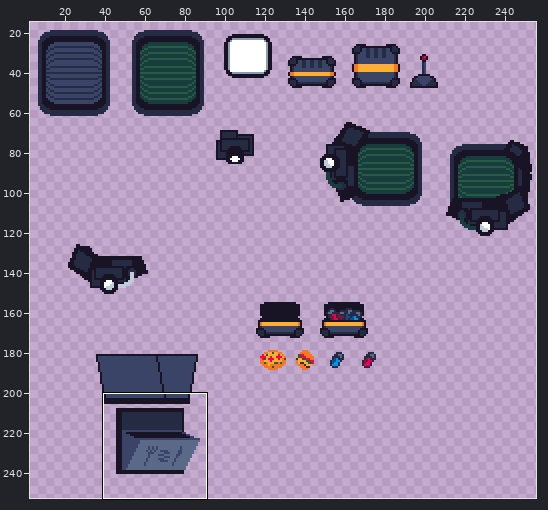
Pixel-art file, stored at Assets/Sprites/WIP - aseprite/drafts.aseprite. The picture above shows the old version from afar; the outline marks the close-up.
Close-up. First the earlier version:
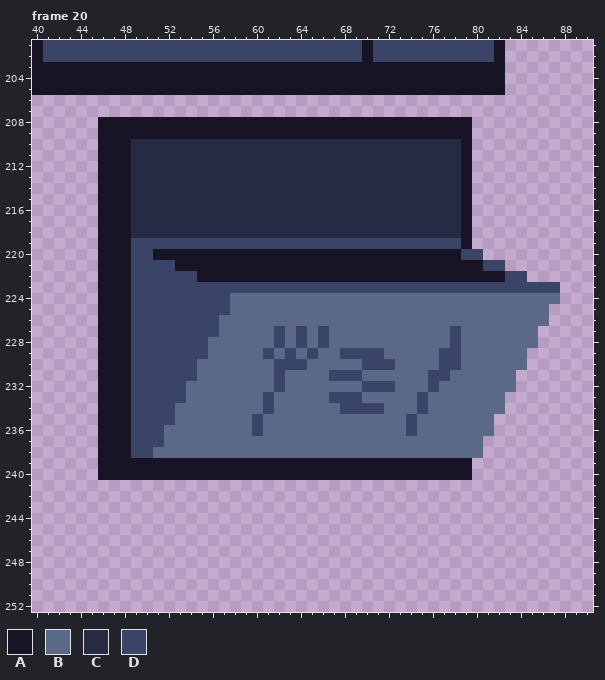
256x256 pixels, 57 frames. Shown: frame 20: x 40..90, y 201..252. The wide view leaves out empty margins.
Visible layers, top first: "Layer 8", "Layer 5", "Layer 2", "Layer 3", "Layer 6", "Layer 4", "Layer 1", "Layer 7".
Palette (. is transparent): A #181425  B #5a6988  C #262b44  D #3a4466
Pixels before, frame 20 (only the part around the change), first column x 40:
201 ADDDDDDDDDDDDDDDDDDDDDDDDDDDDDADDDDDDDDDDDA........
202 ADDDDDDDDDDDDDDDDDDDDDDDDDDDDDADDDDDDDDDDDA........
203 AAAAAAAAAAAAAAAAAAAAAAAAAAAAAAAAAAAAAAAAAAA........
204 AAAAAAAAAAAAAAAAAAAAAAAAAAAAAAAAAAAAAAAAAAA........
205 AAAAAAAAAAAAAAAAAAAAAAAAAAAAAAAAAAAAAAAAAAA........
206 ...................................................
207 ...................................................
208 ......AAAAAAAAAAAAAAAAAAAAAAAAAAAAAAAAAA...........
209 ......AAAAAAAAAAAAAAAAAAAAAAAAAAAAAAAAAA...........
210 ......AAACCCCCCCCCCCCCCCCCCCCCCCCCCCCCCA...........
211 ......AAACCCCCCCCCCCCCCCCCCCCCCCCCCCCCCA...........
212 ......AAACCCCCCCCCCCCCCCCCCCCCCCCCCCCCCA...........
213 ......AAACCCCCCCCCCCCCCCCCCCCCCCCCCCCCCA...........
214 ......AAACCCCCCCCCCCCCCCCCCCCCCCCCCCCCCA...........
215 ......AAACCCCCCCCCCCCCCCCCCCCCCCCCCCCCCA...........
216 ......AAACCCCCCCCCCCCCCCCCCCCCCCCCCCCCCA...........
217 ......AAACCCCCCCCCCCCCCCCCCCCCCCCCCCCCCA...........
218 ......AAACCCCCCCCCCCCCCCCCCCCCCCCCCCCCCA...........
219 ......AAADDDDDDDDDDDDDDDDDDDDDDDDDDDDDDA...........
220 ......AAADDAAAAAAAAAAAAAAAAAAAAAAAAAAAADD..........
221 ......AAADDDDAAAAAAAAAAAAAAAAAAAAAAAAAAAADD........
222 ......AAADDDDDDAAAAAAAAAAAAAAAAAAAAAAAAAAAADD......
223 ......AAADDDDDDDDDDDDDDDDDDDDDDDDDDDDDDDDDDDDDDD...
224 ......AAADDDDDDDDDBBBBBBBBBBBBBBBBBBBBBBBBBBBBBB...
225 ......AAADDDDDDDDDBBBBBBBBBBBBBBBBBBBBBBBBBBBBB....
226 ......AAADDDDDDDDBBBBBBBBBBBBBBBBBBBBBBBBBBBBBB....
227 ......AAADDDDDDDDBBBBBDBDBDBBBBBBBBBBBDBBBBBBB.....
228 ......AAADDDDDDDBBBBBBDBDBDBBBBBBBBBBBDBBBBBBB.....
229 ......AAADDDDDDDBBBBBDBDBDBBDDDDBBBBBDDBBBBBB......
230 ......AAADDDDDDBBBBBBBDDDBBBBBDDDBBBBDDBBBBBB......
231 ......AAADDDDDDBBBBBBBDBBBBDDDBBBBBBDDBBBBBB.......
232 ......AAADDDDDBBBBBBBBDBBBBBBBDDDBBBDBBBBBBB.......
233 ......AAADDDDDBBBBBBBDBBBBBDDDBBBBBDBBBBBBB........
234 ......AAADDDDBBBBBBBBDBBBBBBDDDDBBBDBBBBBBB........
235 ......AAADDDDBBBBBBBDBBBBBBBBBBBBBDBBBBBBB.........
236 ......AAADDDBBBBBBBBDBBBBBBBBBBBBBDBBBBBBB.........
237 ......AAADDDBBBBBBBBBBBBBBBBBBBBBBBBBBBBB..........
238 ......AAADDBBBBBBBBBBBBBBBBBBBBBBBBBBBBBB..........
239 ......AAAAAAAAAAAAAAAAAAAAAAAAAAAAAAAAAA...........
240 ......AAAAAAAAAAAAAAAAAAAAAAAAAAAAAAAAAA...........
241 ...................................................
242 ...................................................
243 ...................................................
244 ...................................................
245 ...................................................
246 ...................................................
247 ...................................................
248 ...................................................
249 ...................................................
250 ...................................................
251 ...................................................
252 ...................................................
The same view after the edit:
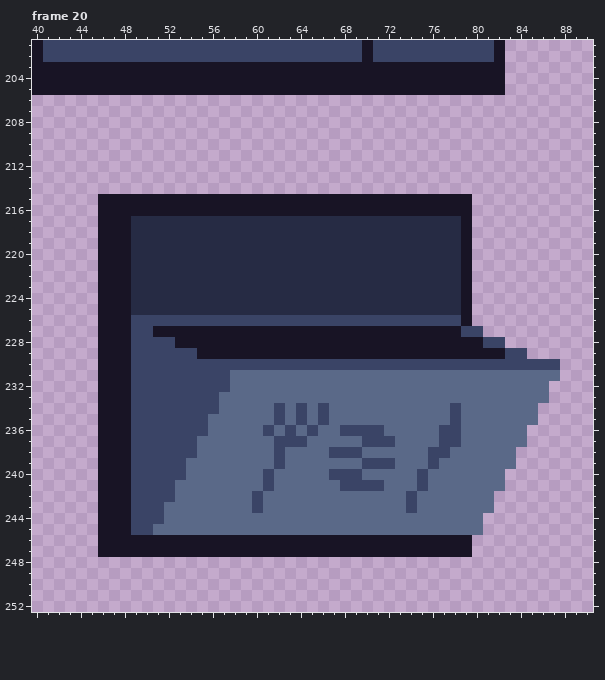
The edit:
Changed rows in their new state; - is an unchanged pixel.
Frame 20, layer "Layer 1":
first column x 46:
208 ..................................--------
209 ..................................--------
210 ..................................--------
211 ..................................--------
212 ..................................--------
213 ..................................--------
214 ..................................--------
215 ---AAAAAAAAAAAAAAAAAAAAAAAAAAAAAA---------
216 ---AAAAAAAAAAAAAAAAAAAAAAAAAAAAAA---------
219 ---CCCCCCCCCCCCCCCCCCCCCCCCCCCCCC---------
220 ---CCCCCCCCCCCCCCCCCCCCCCCCCCCCCCA.-------
221 ---CCCCCCCCCCCCCCCCCCCCCCCCCCCCCC-...-----
222 ---CCCCCCCCCCCCCCCCCCCCCCCCCCCCCC-.....---
223 ---CCCCCCCCCCCCCCCCCCCCCCCCCCCCCCA........
224 ---CCCCCCCCCCCCCCCCCCCCCCCCCCCCCCA........
225 ---CCCCCCCCCCCCCCCCCCCCCCCCCCCCCCA.......-
226 -----------DDDDDDDDDDDDDDDDDDDDDDA.......-
227 -----AAAAAAAAAAAAAAAAAAAAAAAAAAAADD.....--
228 -------AAAAAAAAAAAAAAAAAAAAAAAAAAAADD...--
229 ---------AAAAAAAAAAAAAAAAAAAAAAAAAAAADD---
230 ---------DDDDDDD---DDDDD---DDDD--DDDDDDDDD
231 ---------DDD----B----BBB------BB------BBBB
232 --------DDDD----B-------BBB---B-------BBB-
233 --------DDD----B-----BBB-----B-------BBBB-
234 -------DDDD----BD-D-D-BBBB---B--D----BBB--
235 -------DDD----B-D-D-D-------B---D---BBBB--
236 ------DDDD----BD-D-D--DDDD--B--DD---BBB---
237 ------DDD-------DDD-----DDD----DD--BBBB---
238 -----DDDD-------D----DDD------DD---BBB----
239 ---DDDDDBBBBBBBBDBBBBBBBDDDBBBDBBBBBBB----
240 ---DDDDDBBBBBBBDBBBBBDDDBBBBBDBBBBBBB-----
241 AAADDDDBBBBBBBBDBBBBBBDDDDBBBDBBBBBBB-----
242 AAADDDDBBBBBBBDBBBBBBBBBBBBBDBBBBBBB------
243 AAADDDBBBBBBBBDBBBBBBBBBBBBBDBBBBBBB------
244 AAADDDBBBBBBBBBBBBBBBBBBBBBBBBBBBBB-------
245 AAADDBBBBBBBBBBBBBBBBBBBBBBBBBBBBBB-------
246 AAAAAAAAAAAAAAAAAAAAAAAAAAAAAAAAAA--------
247 AAAAAAAAAAAAAAAAAAAAAAAAAAAAAAAAAA--------
Boxes around the changes in both close-ups, in picture pixels (x1, y1, x2, y2):
changed: (98, 117, 560, 557)
